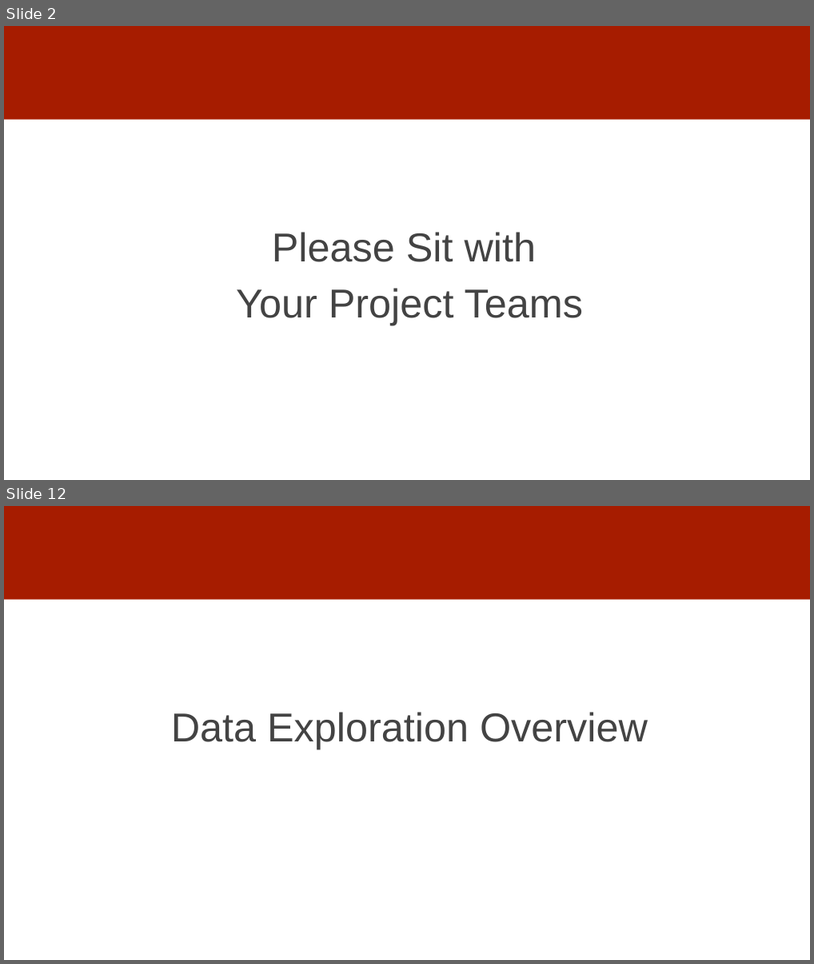
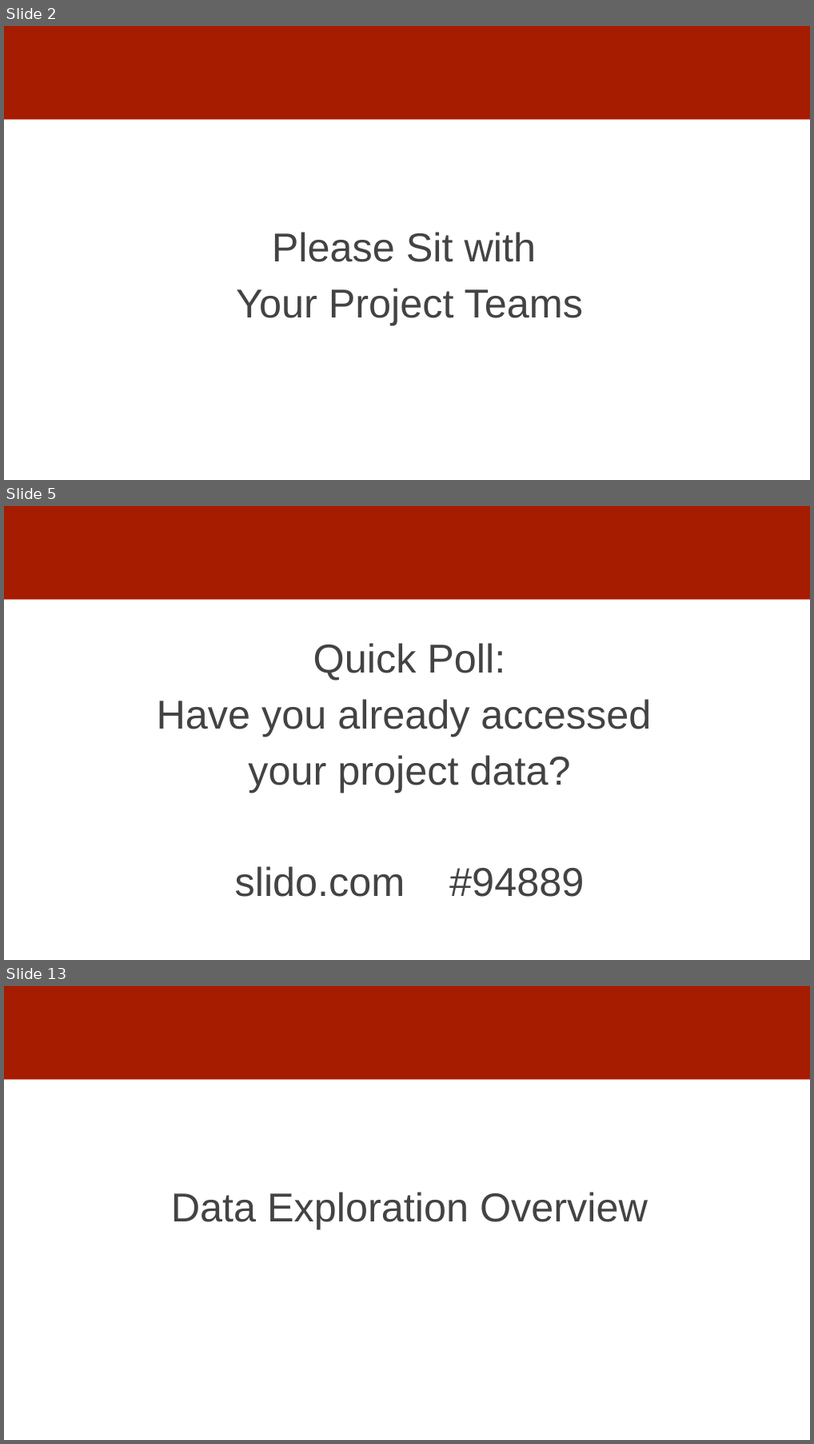
Before and after one commit to dssg/mlforpublicpolicylab, a slide deck: Lectures/06-data-exploration.pptx. Shown one above the other, each under a label of ours: slides 2 and 12 before the commit, slides 2, 5 and 13 after it; the slides between them are not shown. The pictures are 814x964 and 814x1444 pixels, drawn with LibreOffice and Linux fonts; fonts in the diff are those of the drawing. Boxes give left, top, right and bottom in pixels: in the first picture for what was removed or moved away, otherwise in the second. Text is boxed around its words. In the diff, an @@ line names an element or a change of style, - is before the commit and + after.

Commit message:
data exploration slides

```diff
--- a/Lectures/06-data-exploration.pptx
+++ b/Lectures/06-data-exploration.pptx
@@ slide 5 added at [4,506,810,960], background #FFFFFF; not listed: 1 template element that a slide beside it also shows @@
@@ text added at [157,643,651,896], 48 pt, text #434343 @@
+Quick Poll:
+Have you already accessed
+your project data?
+slido.com #94889
@@ what was slide 12 is now slide 13 @@
```
Also in this commit, not shown: 14 slides changed, 3 other slides added, 1 slide removed.
